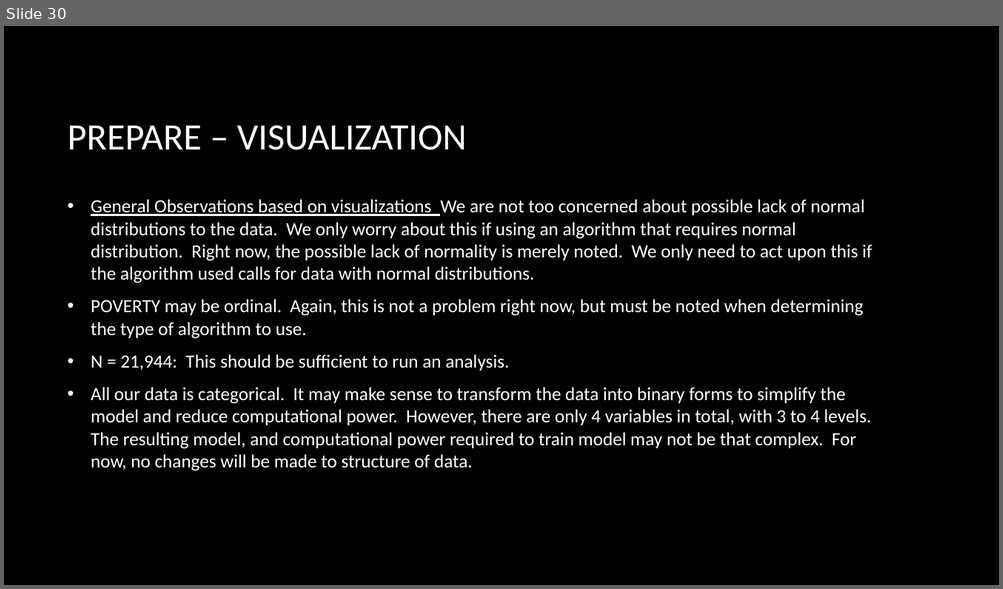
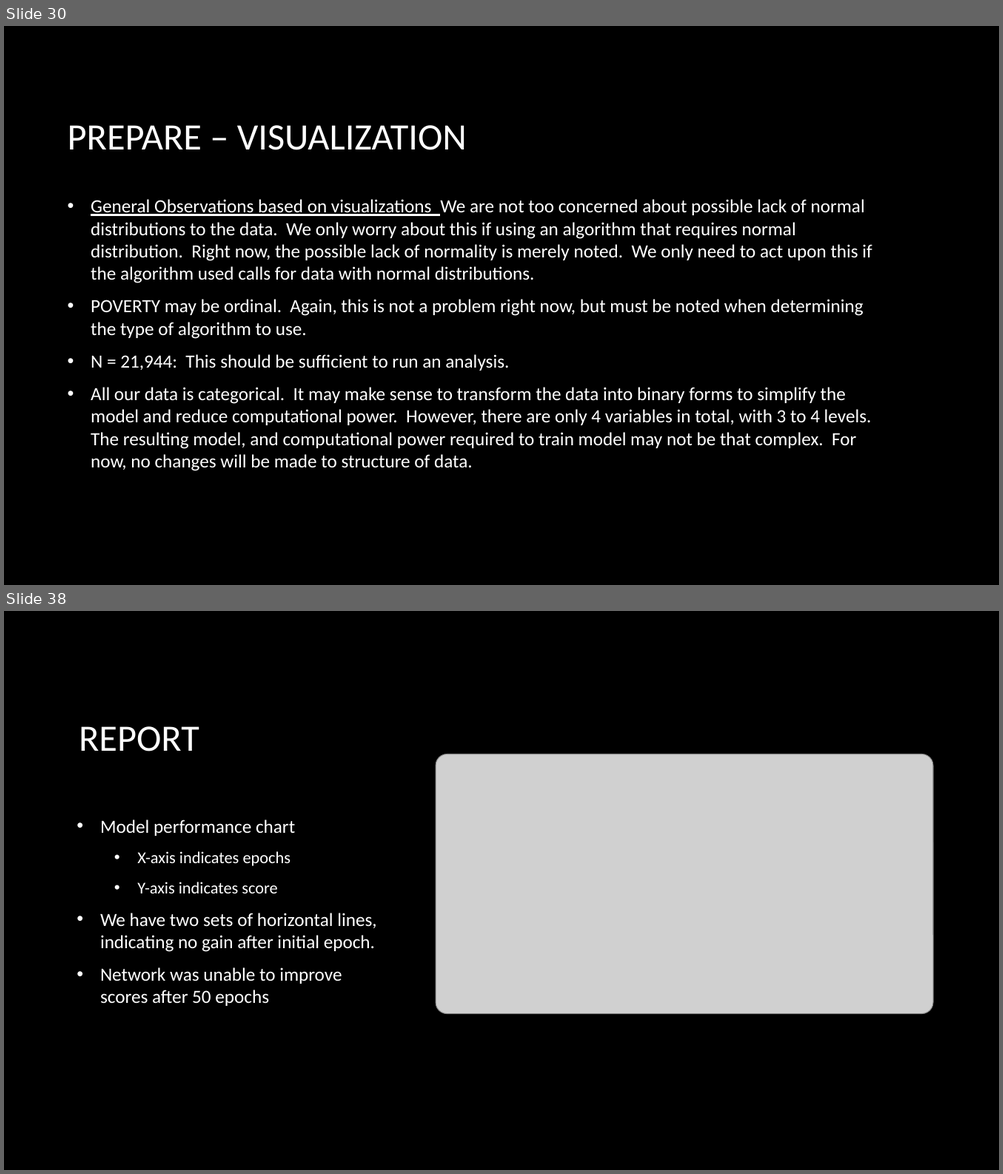
Before and after one commit to danlagos/ANA500-Week-4, a slide deck: Depression and Poverty.pptx. Shown one above the other, each under a label of ours: slide 30 before the commit, slides 30 and 38 after it; the slides between them are not shown. The pictures are 1003x589 and 1003x1174 pixels, drawn with LibreOffice and Linux fonts; fonts in the diff are those of the drawing; grey boxes stand for pictures; background and template pictures are left out. Boxes give left, top, right and bottom in pixels: in the first picture for what was removed or moved away, otherwise in the second. Text is boxed around its words. In the diff, an @@ line names an element or a change of style, - is before the commit and + after.

```diff
--- a/Depression and Poverty.pptx
+++ b/Depression and Poverty.pptx
@@ slide 38 added at [4,611,999,1170], background picture (left out) @@
@@ title added at [79,726,199,752], 36 pt, text #FFFFFF @@
+REPORT
@@ picture added at [435,755,933,1014] @@
@@ text added at [100,820,376,1006], 18 pt, text #FFFFFF @@
+• Model performance chart
+  • X-axis indicates epochs
+  • Y-axis indicates score
+• We have two sets of horizontal lines, indicating no gain after initial epoch.
+• Network was unable to improve scores after 50 epochs
```
Also in this commit, not shown: 12 slides changed, 4 other slides added, 5 slides removed, 2 other files.
